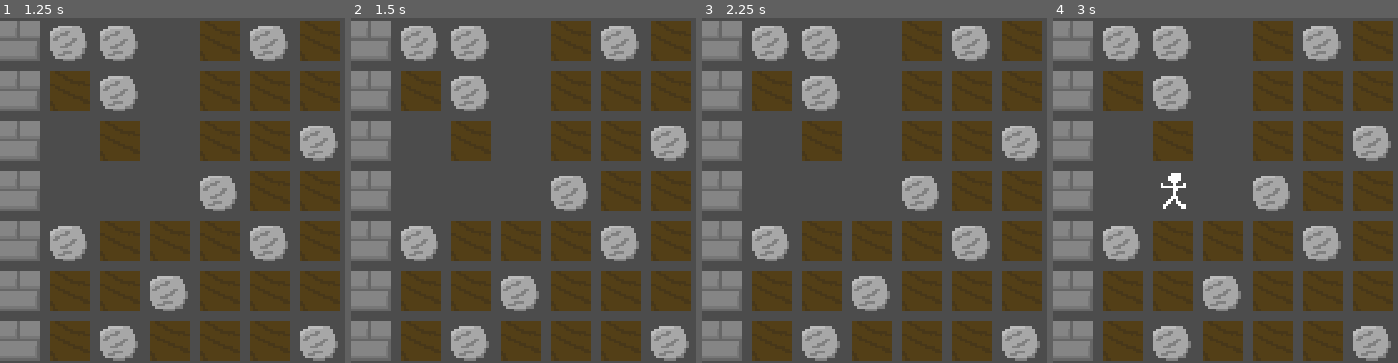
Above: before the commit, frames 1-4 (left to right).
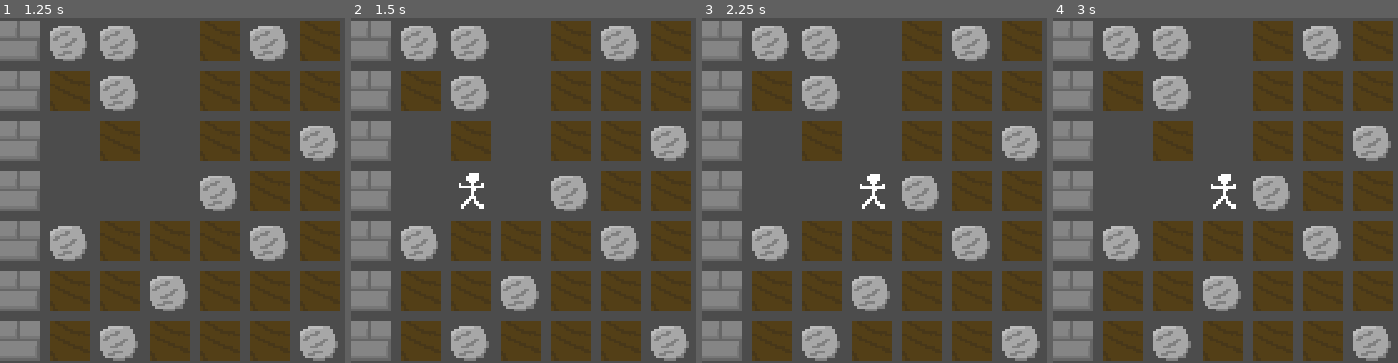
Above: after the commit, the same moments.

Repository: archfan7411/LD46
Game: Godot game, scene res://Level.tscn
Two runs of this game, one before a commit and one after it. Both use one fixed random seed, a clock stepped at 60 frames per second and the inputs below. The project has no main scene, so this scene is started directly.
Inputs:
- Up to frame 1 (1.25 s): tap Enter at 0.5 s; hold D (right) from 0.53 s (still down); tap Ctrl (dig) at 0.6 s
- Up to frame 2 (1.5 s): tap Space at 1.25 s; release D (right) at 1.28 s; hold S (down) from 1.28 s (still down); tap Ctrl (dig) at 1.35 s
- Up to frame 3 (2.25 s): tap Enter at 2 s; release S (down) at 2.03 s; hold D (right) from 2.03 s (still down); tap Ctrl (dig) at 2.1 s
- Up to frame 4 (3 s): tap Space at 2.75 s; release D (right) at 2.78 s; hold W (up) from 2.78 s (still down); tap Ctrl (dig) at 2.85 s
The pictures show only the part of the screen within x 0-50%, y 21-71%; the shares and areas given below are measured in that part.

Frame 1 is identical in both runs. In frame 2, 0.3% of the frame differs, in the area x 31-39%, y 44-56%; in frame 3, 0.3%; in frame 4, 0.6%, in the area x 31-54%, y 44-56%.

Commit message:
Fix swapped offsets in Player.gd

Diff:
--- a/Player.gd
+++ b/Player.gd
@@ -4,8 +4,8 @@
 var type = "Player"
 
 var dir_offsets = {
-	"up" : Vector2(0, 1),
-	"down" : Vector2(0, -1),
+	"up" : Vector2(0, -1),
+	"down" : Vector2(0, 1),
 	"left" : Vector2(-1, 0),
 	"right" : Vector2(1, 0),
 }
@@ -16,7 +16,10 @@
 	for input in dir_offsets:
 		if Input.is_action_just_pressed(input):
 			var offset = dir_offsets[input]
+			print(input)
+			print(offset)
 			var mv_target = get_pos() + offset
+			print(mv_target)
 			if state.get_type(mv_target) == "Empty":
 				self.translate(offset * Vector2(speed, speed))
 			state.player_pos = get_pos()
